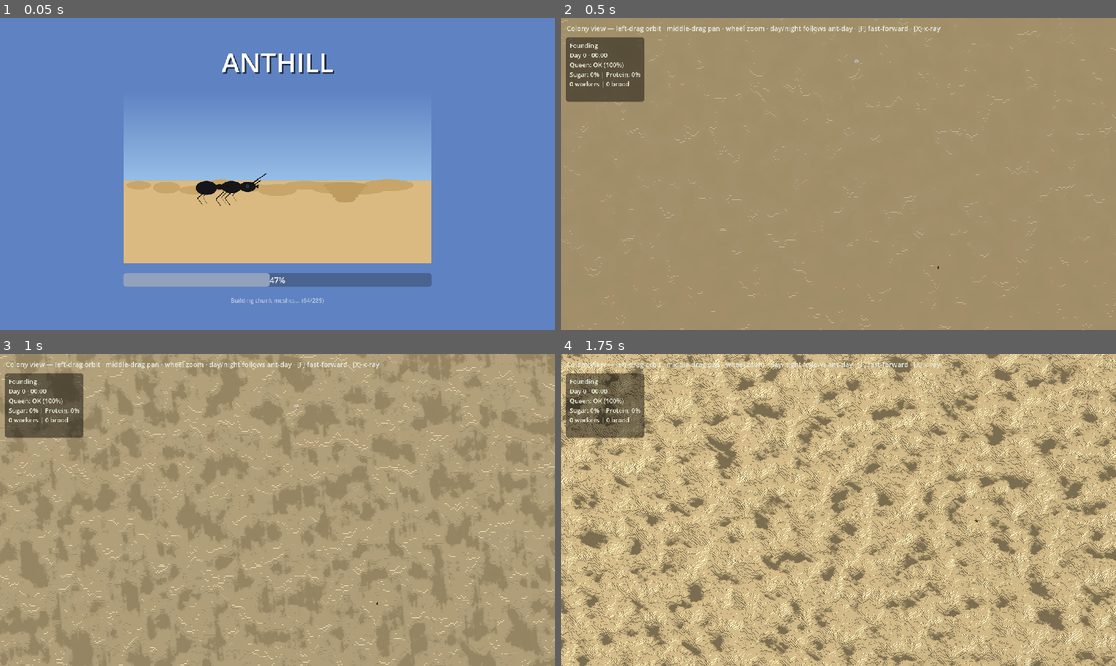
Above: before the commit, frames 1-4 (two rows, left to right).
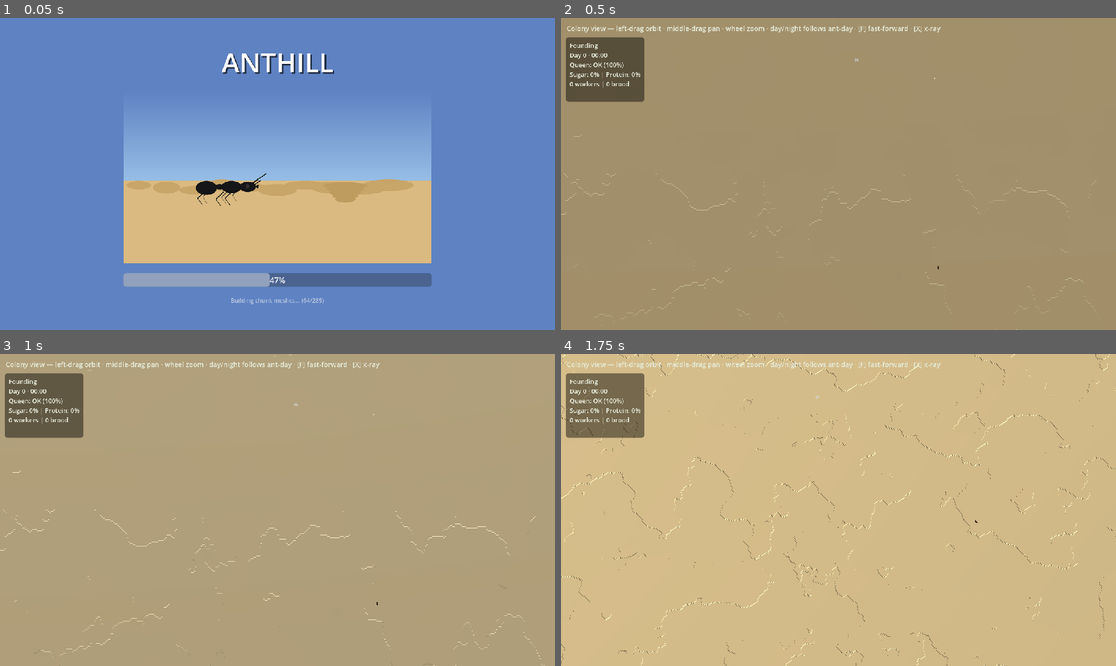
Above: after the commit, the same moments.

Repository: 151henry151/anthill
Game: Godot game, scene res://scenes/loading_screen.tscn
Two runs of this game, one before a commit and one after it. Both use one fixed random seed, a clock stepped at 60 frames per second and the inputs below.
Inputs (mouse positions are in pixels of both pictures, inside the frame that each line leads up to):
- Up to frame 1 (0.05 s): no input
- Up to frame 2 (0.5 s): no input
- Up to frame 3 (1 s): tap Enter at 0.5 s; move the mouse to (399, 494) at 0.52 s; hold D from 0.53 s (still down); tap E at 0.6 s; click (399, 494) at 0.67 s; tap Space at 0.77 s
- Up to frame 4 (1.75 s): release D at 1.25 s; drag from (727, 525) to (810, 572) at 1.27 s

Frame 1 is identical in both runs. In frame 2, 0.9% of the frame differs, in the area x 0-100%, y 0-100%; in frame 3, 22%; in frame 4, 30%.

Commit message:
Flatten terrain surface to ~3 block height variation
Reduce noise amplitude from ±8 blocks to ±1.5 blocks and lower
frequency from 0.04 to 0.012 for broader, gentler features. The
surface is now mostly flat with subtle gradual elevation changes
and small plateaus, varying only 2-3 blocks total.

Co-authored-by: Henry Romp <151henry151@gmail.com>

Diff:
--- a/game/anthill/scripts/world/terrain_gen.gd
+++ b/game/anthill/scripts/world/terrain_gen.gd
@@ -18,7 +18,7 @@
 		for lx in range(sx):
 			var wx: int = chunk.cx * sx + lx
 			var wz: int = chunk.cz * sz + lz
-			var h: int = int(float(SURFACE_BASE) + noise.get_noise_2d(wx * 0.04, wz * 0.04) * 8.0)
+			var h: int = int(float(SURFACE_BASE) + noise.get_noise_2d(wx * 0.012, wz * 0.012) * 1.5)
 			h = clampi(h, 4, sy - 4)
 			var stone_top: int = h - 40
 			for ly in range(0, stone_top):
